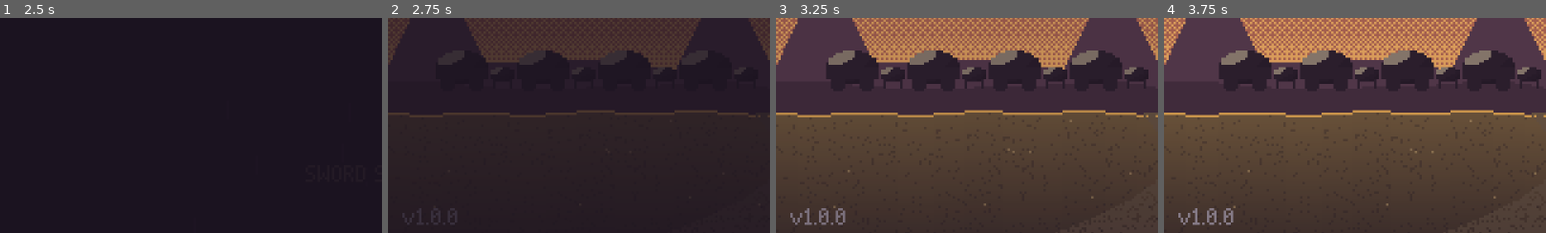
Above: before the commit, frames 1-4 (left to right).
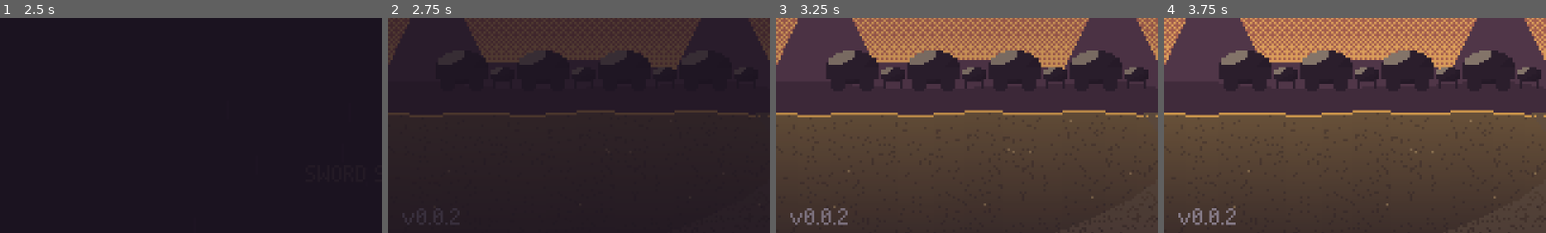
Above: after the commit, the same moments.

Repository: rodriguezric/the_caravan_thief
Game: Godot game, scene res://scenes/shell.tscn
Same seed, same stepped clock (60 frames per second), same inputs: the game is played once before the commit and once after it.
Inputs (mouse positions are % of the whole screen's width and height, from its top left):
- Up to frame 1 (2.5 s): tap Enter at 0.5, 2.1 s; move the mouse to (72, 45) at 0.52 s; hold Right (right) 0.53-1.25 s; tap Z (accept) at 0.6, 1.25 s; click (72, 45) at 0.67 s; tap Space at 0.77, 1.07 s; drag from (30, 55) to (45, 70) at 1.27 s; move the mouse to (60, 28) at 2.02 s; hold Right (right) from 2.03 s (still down)
- Up to frame 2 (2.75 s): keep holding Right (right)
- Up to frame 3 (3.25 s): release Right (right) at 2.75 s; drag from (45, 70) to (20, 35) at 2.77 s
- Up to frame 4 (3.75 s): move the mouse to (80, 65) at 3.52 s; hold Left (left) from 3.53 s (still down); tap J at 3.6 s
The pictures show only the part of the screen within x 0-50%, y 49-99%; the shares and areas given below are measured in that part.

Frame 1 is identical in both runs. In frame 2, 0.3% of the frame differs, in the area x 7-19%, y 89-96%; in frame 3, 0.5%, in the area x 7-19%, y 88-97%; in frame 4, 0.5%.

Commit message:
bugfix_icons_over_head

Diff:
--- a/project.godot
+++ b/project.godot
@@ -12,7 +12,7 @@
 
 config/name="The Caravan Thief"
 config/description="Sword Stories: The Caravan Thief. A heist JRPG about a thief, a cursed sword, and the difference between taking something and owning it."
-config/version="1.0.0"
+config/version="0.0.2"
 run/main_scene="res://scenes/shell.tscn"
 config/features=PackedStringArray("4.6")
 run/flush_stdout_on_print=true
--- a/scripts/actor.gd
+++ b/scripts/actor.gd
@@ -38,6 +38,9 @@
 var pose_anim := false
 var dust_t := 0.0
 var _gesture_id := 0
+var _head_tex: Texture2D
+var _head_flip := false
+var _head_at := Vector2.ZERO
 var _key := ""
 
 
@@ -359,12 +362,11 @@
 		bubble.queue_free()
 	bubble = Sprite2D.new()
 	bubble.texture = Art.ui("emote_" + kind)
-	var top := -38.0 if not spec.get("tall", false) else -40.0
-	if spec.get("kind", "human") == "ox":
-		top = -30.0
-	elif spec.get("kind", "human") in ["crow", "jackal"]:
-		top = -24.0
-	bubble.position = Vector2(6, top)
+	# The bubble's tail points down at the top of the head, wherever the
+	# current frame actually puts it (hair, hats, kneeling, creatures).
+	bubble.centered = false
+	bubble.offset = Vector2(-6, -13)
+	bubble.position = head_top()
 	bubble.z_index = 20
 	add_child(bubble)
 	bubble.scale = Vector2(0.2, 0.2)
@@ -376,6 +378,47 @@
 	tw.tween_interval(hold)
 	tw.tween_property(b, "modulate:a", 0.0, 0.2)
 	tw.tween_callback(b.queue_free)
+
+
+func head_top() -> Vector2:
+	## The top of the drawn sprite, relative to the feet: the first opaque row,
+	## centred on that row's opaque pixels (a jackal's head is off to one side).
+	## Bubbles and prompts hang their tails here. Cached per frame texture.
+	if sprite.texture == null:
+		return Vector2(0, -26)
+	if _head_tex != sprite.texture or _head_flip != sprite.flip_h:
+		_head_tex = sprite.texture
+		_head_flip = sprite.flip_h
+		_head_at = _find_head_top()
+	return _head_at + sprite.position.round()
+
+
+func _find_head_top() -> Vector2:
+	var img := sprite.texture.get_image()
+	if img == null:
+		return Vector2(0, -26)
+	for y in img.get_height():
+		var x0 := -1
+		var x1 := -1
+		for x in img.get_width():
+			if img.get_pixel(x, y).a > 0.5:
+				if x0 < 0:
+					x0 = x
+				x1 = x
+		if x0 >= 0:
+			# look a couple of rows down so a single spike of hair doesn't steer it
+			var row := mini(y + 3, img.get_height() - 1)
+			var r0 := x0
+			var r1 := x1
+			for x in img.get_width():
+				if img.get_pixel(x, row).a > 0.5:
+					r0 = mini(r0, x)
+					r1 = maxi(r1, x)
+			var cx := (r0 + r1 + 1) / 2.0
+			if sprite.flip_h:
+				cx = img.get_width() - cx
+			return (Vector2(cx, y) + sprite.offset).round() + Vector2(0, -1)
+	return Vector2(0, -26)
 
 
 func shake(t: float = 0.3, amp: float = 1.0) -> void:
--- a/scripts/world.gd
+++ b/scripts/world.gd
@@ -90,6 +90,9 @@
 	add_child(hud)
 	hint = Sprite2D.new()
 	hint.texture = Art.ui("emote_!")
+	# tail tip at the node's position, like Actor.emote's bubbles
+	hint.centered = false
+	hint.offset = Vector2(-6, -13)
 	hint.z_index = 30
 	hint.visible = false
 	hint.modulate.a = 0.85
@@ -578,7 +581,7 @@
 	hint.visible = show
 	if show:
 		var t := Time.get_ticks_msec() / 1000.0
-		hint.position = player.position + Vector2(7, -40 + (1 if fmod(t, 0.6) < 0.3 else 0))
+		hint.position = player.position + player.head_top() + Vector2(0, -1 if fmod(t, 0.6) < 0.3 else 0)
 
 
 func _interact() -> void:
